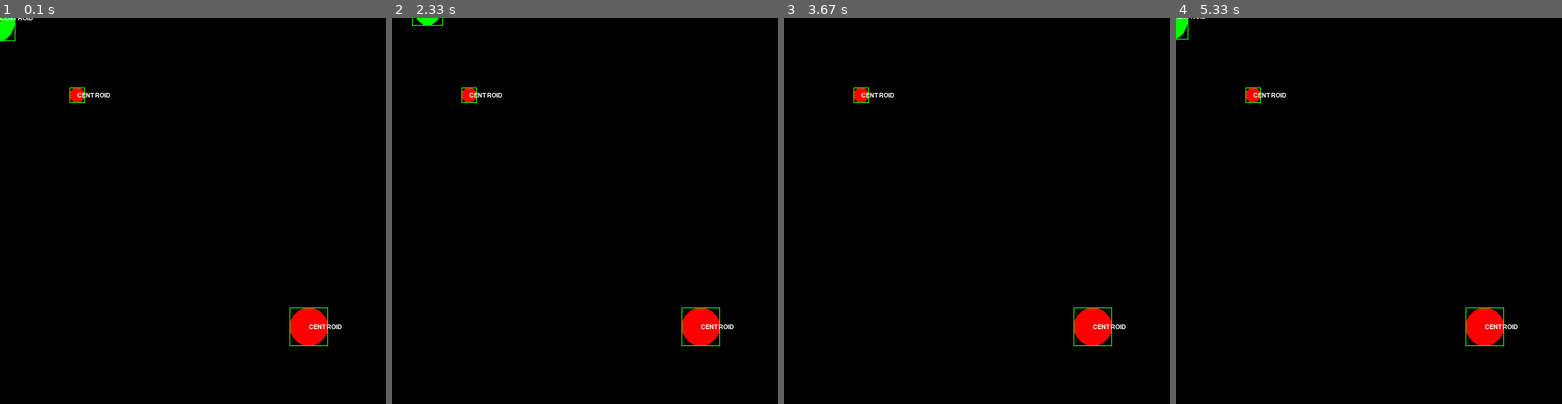
Above: before the commit, frames 1-4 (left to right).
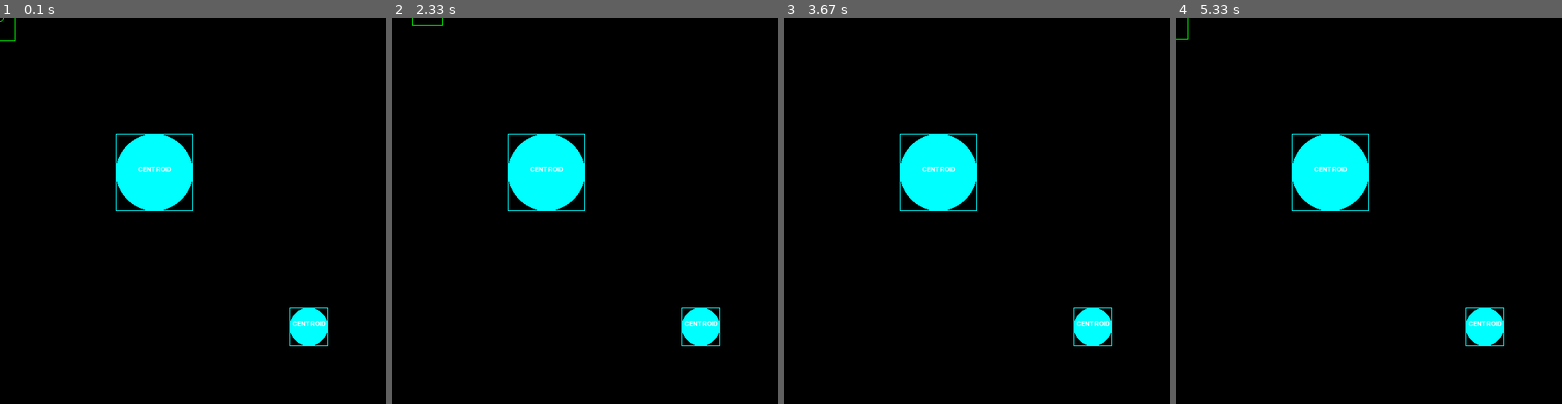
Above: after the commit, the same moments.

Repository: binnev/pygame_sandbox
Game: pygame game, started from platformer/sandbox.py
The game is run twice, just before and just after one commit, with the same random seed, the same clock (stepped at 60 frames per second) and the same inputs.
Inputs:
- Up to frame 1 (0.1 s): no input
- Up to frame 2 (2.33 s): hold Right 0.33-0.8 s; hold Up 0.83-1.13 s; hold Down from 2.23 s (still down)
- Up to frame 3 (3.67 s): release Down at 2.53 s; hold Left 2.57-2.97 s; hold Up 3-3.37 s
- Up to frame 4 (5.33 s): hold Down 4.07-4.43 s; hold Left 4.47-4.93 s; hold Right from 4.97 s (still down)

The runs differ from the first frame. In frame 1, 4.5% of the frame differs, in the area x 0-89%, y 0-85%; in frame 2, 4.4%; in frame 3, 4.3%; in frame 4, 4.5%.

Commit message:
Trying to get masks to work. No luck so far.

Diff:
--- a/platformer/objects.py
+++ b/platformer/objects.py
@@ -92,90 +92,94 @@
         # self.canvas_height = canvas_height if canvas_height else height * 2
         # self.canvas = pygame.Surface([self.canvas_width, self.canvas_height])
         # self.canvas.fill((0, 0, 0, 0))
-        # self.image = pygame.Ellip
         # fixme: don't use this rect for collisions
         # todo: create rect based on the image size. That makes more sense. Then you can
         #  have a circle image (or some random .png) and the rect will fit around it.
         self.rect = pygame.Rect(0, 0, self.width, self.height)
-        self.rect.center = (self.x, self.y)
-        # Call the parent class (Sprite) constructor
+        self.rect.center = self.centroid
+
+        # create a surface for sprite, so that I can use pygame.mask.from_surface() to
+        # generate a hurtbox.
+        self.sprite = pygame.Surface([self.width, self.height])
+        self.sprite.fill((0, 255, 0))  # set color to white
+        self.sprite.set_colorkey((0, 255, 0))  # set white = transparent
+        # self.sprite.rect = self.rect  # hopefully this tracks rect...
+        pygame.draw.ellipse(self.sprite, self.color, (0, 0, self.width, self.height))
+
+        self.mask = pygame.mask.from_surface(self.sprite)
         super().__init__(*groups)
 
     @property
     def centroid(self):
         return Point(self.x, self.y)
-
-    @property
-    def image(self):
-        return None
 
     def draw_sprite(self, surface):
         # todo: the rect argument here gives the position at which to blit. The top left
         #  corner of the rect is taken as the position to blit. The size of the rect doesn't
         #  affect the blitting. So make sure that top left corner is in the right place!
-        if self.image:
-            surface.blit(self.image, self.rect)
-        else:
-            pygame.draw.ellipse(surface, self.color, self.rect)
+        if self.sprite:
+            surface.blit(self.sprite, self.rect)
+        # else:
+        #     pygame.draw.ellipse(surface, self.color, self.rect)
 
     def draw_debug(self, surface):
         # bounding box
-        pygame.draw.rect(surface, (0, 255, 0), self.rect, 1)
+        pygame.draw.rect(surface, self.color, self.rect, 1)
         # centroid
         centroid_width = 10
         # todo: maybe store the centroid instead of generating it every time?
         centroid = pygame.Rect(0, 0, centroid_width, centroid_width)
         centroid.center = self.centroid
-        pygame.draw.ellipse(surface, (255, 0, 0), centroid, 1)
+        pygame.draw.ellipse(surface, self.color, centroid, 1)
         text = self.font.render("CENTROID", True, (255, 255, 255), None)
         textRect = text.get_rect()
-        textRect.midleft = self.centroid
+        textRect.midbottom = self.centroid
         surface.blit(text, textRect)
 
     def draw(self, surface):
         self.draw_sprite(surface)
         self.draw_debug(surface)
 
-    # @property
-    # def image(self):
-    #     # todo: split this up into multiple functions that subclasses can edit
-    #     # ================== image ==================
-    #     # todo: this isn't always going to be a rectangle!
-    #     pygame.draw.rect(
-    #         self.canvas, self.color,
-    #         (self.canvas_width / 2 - self.width / 2,
-    #          self.canvas_height / 2 - self.height / 2, self.width, self.height))
-    #
-    #     # ================== debugging ==================
-    #     canvas_rect = self.canvas.get_rect()
-    #     # bounding box of the canvas (the canvas onto which the sprites, hurt/hitboxes,
-    #     # etc are drawn)
-    #     pygame.draw.rect(self.canvas, self.color, canvas_rect, 1)
-    #     # centroid
-    #     centroid_width = 5
-    #     pygame.draw.rect(self.canvas, (255, 0, 0), (
-    #         canvas_rect.width / 2 - centroid_width / 2,
-    #         canvas_rect.height / 2 - centroid_width / 2,
-    #         centroid_width,
-    #         centroid_width,
-    #     ), 1)
-    #     text = self.font.render("CENTROID", True, (255, 255, 255), None)
-    #     textRect = text.get_rect()
-    #     textRect.midbottom = canvas_rect.width / 2, canvas_rect.height / 2
-    #     self.canvas.blit(text, textRect)
-    #     # # base
-    #     # pygame.draw.rect(self.canvas, (0, 255, 0), (
-    #     #     canvas_rect.width / 2 - centroid_width / 2,
-    #     #     canvas_rect.height - centroid_width / 2,
-    #     #     centroid_width,
-    #     #     centroid_width,
-    #     # ), 1)
-    #     # text = self.font.render("BASE", True, (255, 255, 255), None)
-    #     # textRect = text.get_rect()
-    #     # textRect.midbottom = canvas_rect.width/2, canvas_rect.height
-    #     # self.canvas.blit(text, textRect)
-    #
-    #     return self.canvas
+    @property
+    def image(self):
+        # todo: split this up into multiple functions that subclasses can edit
+        # ================== image ==================
+        # todo: this isn't always going to be a rectangle!
+        pygame.draw.rect(
+            self.canvas, self.color,
+            (self.canvas_width / 2 - self.width / 2,
+             self.canvas_height / 2 - self.height / 2, self.width, self.height))
+
+        # ================== debugging ==================
+        canvas_rect = self.canvas.get_rect()
+        # bounding box of the canvas (the canvas onto which the sprites, hurt/hitboxes,
+        # etc are drawn)
+        pygame.draw.rect(self.canvas, self.color, canvas_rect, 1)
+        # centroid
+        centroid_width = 5
+        pygame.draw.rect(self.canvas, (255, 0, 0), (
+            canvas_rect.width / 2 - centroid_width / 2,
+            canvas_rect.height / 2 - centroid_width / 2,
+            centroid_width,
+            centroid_width,
+        ), 1)
+        text = self.font.render("CENTROID", True, (255, 255, 255), None)
+        textRect = text.get_rect()
+        textRect.midbottom = canvas_rect.width / 2, canvas_rect.height / 2
+        self.canvas.blit(text, textRect)
+        # # base
+        # pygame.draw.rect(self.canvas, (0, 255, 0), (
+        #     canvas_rect.width / 2 - centroid_width / 2,
+        #     canvas_rect.height - centroid_width / 2,
+        #     centroid_width,
+        #     centroid_width,
+        # ), 1)
+        # text = self.font.render("BASE", True, (255, 255, 255), None)
+        # textRect = text.get_rect()
+        # textRect.midbottom = canvas_rect.width/2, canvas_rect.height
+        # self.canvas.blit(text, textRect)
+
+        return self.canvas
 
     def update(self, keys):
         if keys[Keys.DOWN]:
--- a/platformer/sandbox.py
+++ b/platformer/sandbox.py
@@ -27,8 +27,8 @@
 #     Platform([5, 480, 480, 30], can_fall_through=False),
 # )
 level.sprite_groups["enemies"].add(
-    Entity((255, 0, 0), 400, 400, 50, 50),
-    Entity((255, 0, 0), 100, 100, 20, 20),
+    Entity((0, 255, 255), 400, 400, 50, 50),
+    Entity((0, 255, 255), 200, 200, 100, 100),
 )
 # Character(x=50, y=200, width=40, height=60, level=level, groups=[level.characters])
 entity = Entity((0, 255, 0),
@@ -41,9 +41,6 @@
 
 run = True
 while run:
-    # pygame.time.delay(1000//50)
-
-    # ============= react to key presses ==============
     keys = pygame.key.get_pressed()
     if keys[pygame.K_ESCAPE]:
         pygame.quit()
@@ -52,17 +49,29 @@
             run = False
 
     window.fill((0, 0, 0))
+
     # check for collision
     if pygame.sprite.spritecollide(entity,
                                    level.sprite_groups["enemies"],
                                    dokill=False):
         entity.color = (0, 0, 255)
+        print("rect collision")
+    elif pygame.sprite.spritecollide(entity,
+                                     level.sprite_groups["enemies"],
+                                     dokill=False,
+                                     collided=pygame.sprite.collide_mask):
+        entity.color = (255, 0, 0)
+        print("mask collision")
     else:
         entity.color = (0, 255, 0)
     for group_name, sprite_group in level.sprite_groups.items():
         if group_name == "characters":
             sprite_group.update(keys)
         sprite_group.draw(window)
+
+    # debug: blit entity.sprite to screen always to check it isn't empty
+    window.blit(entity.sprite, (0, 0, 0, 0))
+
     pygame.display.flip()
 
     clock.tick(50)
Not shown, changed: platformer/README.md
